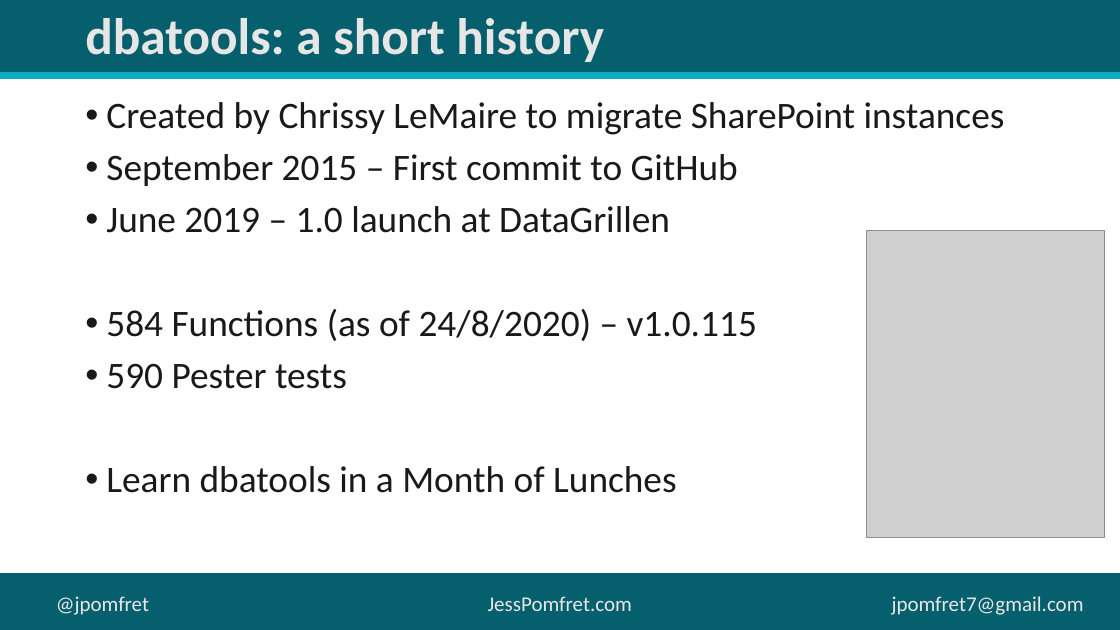
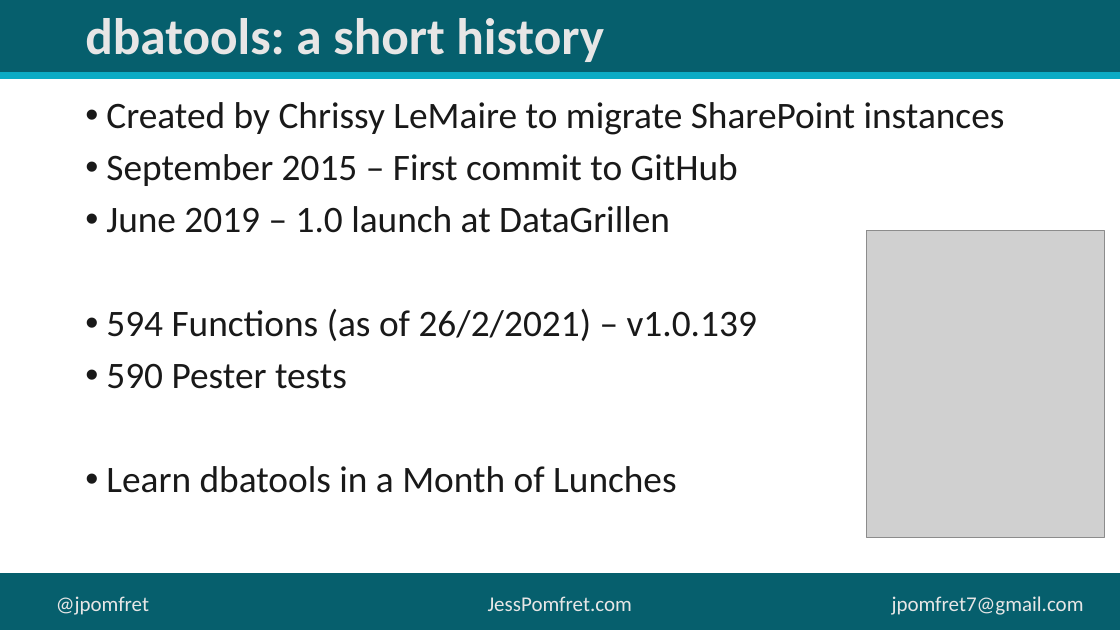
Before and after one commit to jpomfret/demos, a slide deck: slide 6 of LifeHacks_dbatools/LifeHacks_dbatools.pptx (slide 5 before the commit). Drawn at 1120x630 pixels with LibreOffice and Linux fonts; fonts in the diff are those of the drawing; grey boxes stand for pictures; background and template pictures are left out. Boxes give left, top, right and bottom in pixels: in the first picture for what was removed or moved away, otherwise in the second. Text is boxed around its words. In the diff, an @@ line names an element or a change of style, - is before the commit and + after.

```diff
--- a/LifeHacks_dbatools/LifeHacks_dbatools.pptx
+++ b/LifeHacks_dbatools/LifeHacks_dbatools.pptx
@@ text at (x1=106, y1=309, x2=757, y2=341): text changed @@
-• 584 Functions (as of 24/8/2020) – v1.0.115
+• 594 Functions (as of 26/2/2021) – v1.0.139
```
Also in this commit, not shown: 2 other slides changed, 2 slides added, 3 other files.
